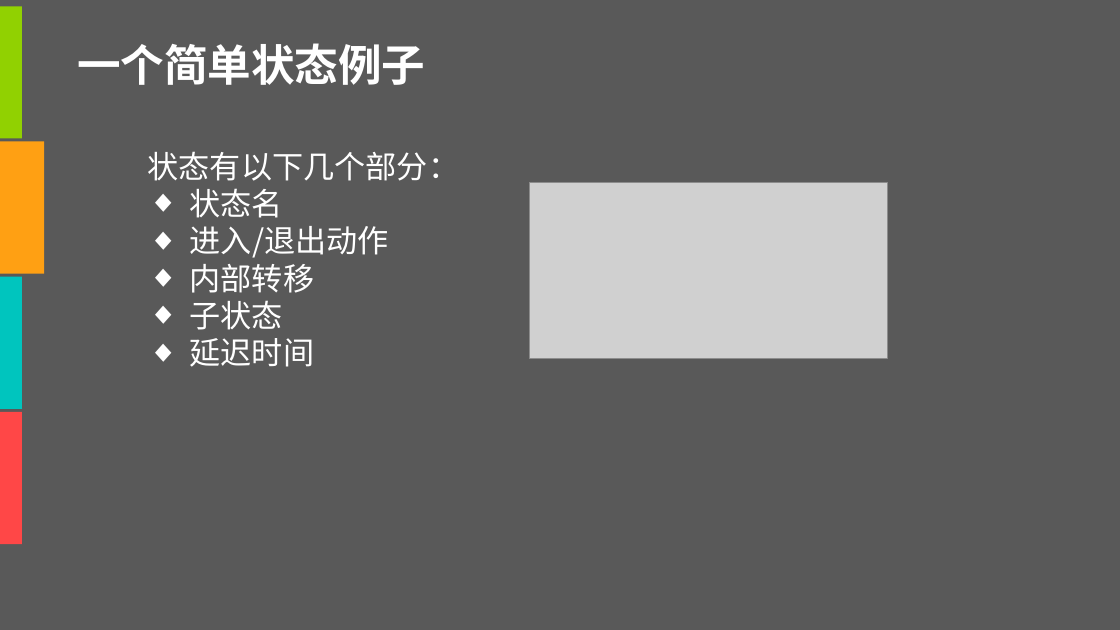
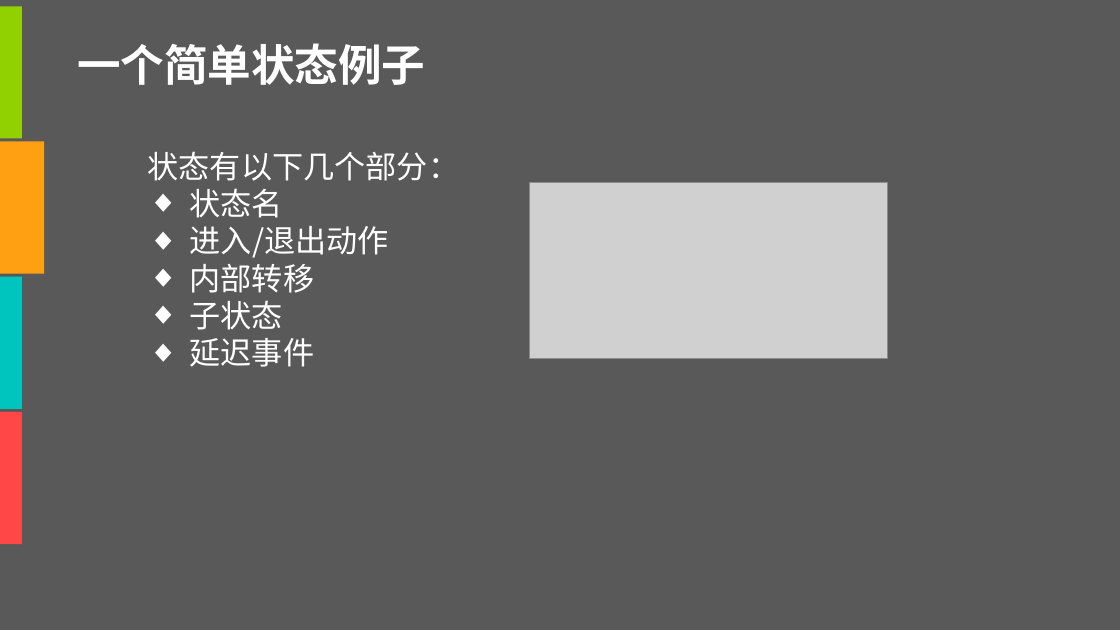
Before and after one commit to tzy502/G16, a slide deck: slide 56 of UML/UML图-G16.pptx. Drawn at 1120x630 pixels with LibreOffice and Linux fonts; fonts in the diff are those of the drawing; grey boxes stand for pictures. Boxes give left, top, right and bottom in pixels: in the first picture for what was removed or moved away, otherwise in the second. Text is boxed around its words. In the diff, an @@ line names an element or a change of style, - is before the commit and + after.

```diff
--- a/UML/UML图-G16.pptx
+++ b/UML/UML图-G16.pptx
@@ text at [190, 338, 315, 367]: text changed @@
-◆ 延迟时间
+◆ 延迟事件
```
Also in this commit, not shown: 4 other slides changed, 1 slide removed, 1 other file.
